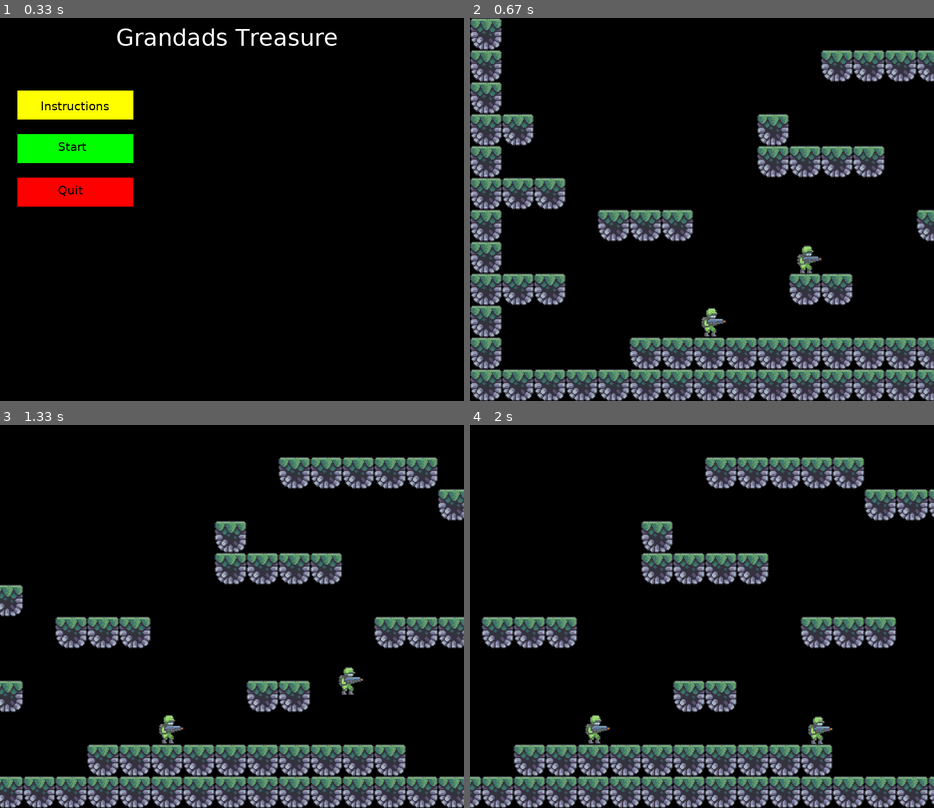
Above: before the commit, frames 1-4 (two rows, left to right).
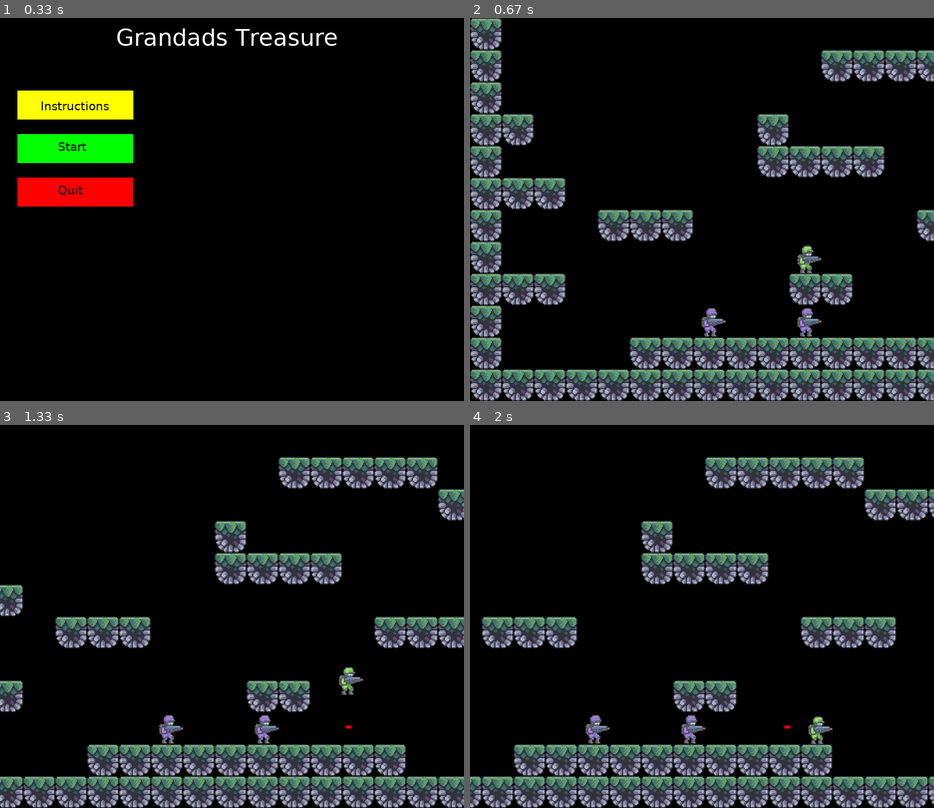
Above: after the commit, the same moments.

Repository: TheoTheobald/PyGame_Group_Project
Game: pygame game, started from theo_first_test/main.py
Two runs of this game, one before a commit and one after it. Both use one fixed random seed, a clock stepped at 60 frames per second and the inputs below.
Inputs (mouse positions are in pixels of both pictures, inside the frame that each line leads up to):
- Up to frame 1 (0.33 s): no input
- Up to frame 2 (0.67 s): click "Start" at 0.38 s
- Up to frame 3 (1.33 s): hold Right 0.67-1.13 s; move the mouse to (232, 643) at 0.7 s; hold Up from 1.17 s (still down)
- Up to frame 4 (2 s): release Up at 1.47 s; hold Right 1.5-1.97 s

Frame 1 is identical in both runs. In frame 2, 0.3% of the frame differs, in the area x 50-76%, y 75-84%; in frame 3, 0.3%, in the area x 34-76%, y 75-84%; in frame 4, 0.3%.

Commit message:
made enemies purple

Diff:
--- a/theo_first_test/level.py
+++ b/theo_first_test/level.py
@@ -6,7 +6,7 @@
 
 @author: theot
 """
-import pygame
+import pygame, sys
 from tiles import Tile
 from settings import tileSize, scrnW
 from player import Player, Enemy
@@ -80,10 +80,13 @@
 
     def bulletcollision(self):
         player = self.player.sprite
+        bullet = self.bullets.sprite
+
+
 
         for bullet in self.bullets:
             for tile in self.tiles:
-                if tile.rect.colliderect(bullet.rect):
+                if bullet.rect.colliderect(tile.rect):
                     self.bullets.pop(self.bullets.index(bullet))
 
     def checkPlayerPos(self):
--- a/theo_first_test/main.py
+++ b/theo_first_test/main.py
@@ -21,7 +21,6 @@
 font = pygame.font.SysFont("Verdana", 20)
 
 def menu():
-    global click
     while True:
         #size of the screen
         surface = pygame.Surface((scrnW,scrnH))
--- a/theo_first_test/player.py
+++ b/theo_first_test/player.py
@@ -21,6 +21,7 @@
         self.shooting = False
         self.bulletCooldown = pygame.time.get_ticks()
         self.canShoot = True
+        self.className = 'character'
 
 
         # Char movement
@@ -37,10 +38,10 @@
             LST = []
             for elem in animationTypes:
                 lst = []
-                frames = len(os.listdir(f"images/player/{elem}"))
+                frames = len(os.listdir(f"images/enemy/{elem}"))
 
                 for i in range(frames):
-                    img = pygame.image.load(f"images/player/{elem}/{i}.png")
+                    img = pygame.image.load(f"images/enemy/{elem}/{i}.png")
                     img = pygame.transform.scale(img, (int(img.get_width() * 1.5), int(img.get_height() * 1.5)))
                     if j == 'left':
                         img = pygame.transform.flip(img, True, False)
@@ -98,6 +99,7 @@
 class Player(Character):
     def __init__(self, pos):
         Character.__init__(self, pos)
+        self.className = 'player'
 
         # Player movement
         self.direction = pygame.math.Vector2(0, 0)
@@ -160,6 +162,7 @@
 class Enemy(Character):
     def __init__(self, pos):
         Character.__init__(self, pos)
+        self.className = 'enemy'
 
     def update(self, xShift):
         Character.update(self)
--- a/theo_first_test/settings.py
+++ b/theo_first_test/settings.py
@@ -17,7 +17,7 @@
     'X___XXX_______XXX______________XX',
     'X_________P___________XXXX______X',
     'XXX_______XX________XX_______XX_X',
-    'X______E___________________XXXX_X',
+    'X______E__E________________XXXX_X',
     'X____XXXXXXXXXX_______X_________X',
     'XXXXXXXXXXXXXXXXXXXXXXXXXXXXXXXXX',]
 
Binary file added: theo_first_test/images/character/Death/0.png
Binary file added: theo_first_test/images/character/Death/1.png
Binary file added: theo_first_test/images/character/Death/2.png
Binary file added: theo_first_test/images/character/Death/3.png
Binary file added: theo_first_test/images/character/Death/4.png
Binary file added: theo_first_test/images/character/Death/5.png
Binary file added: theo_first_test/images/character/Death/6.png
Binary file added: theo_first_test/images/character/Death/7.png
Binary file added: theo_first_test/images/character/Idle/0.png
Binary file added: theo_first_test/images/character/Idle/1.png
Binary file added: theo_first_test/images/character/Idle/2.png
Binary file added: theo_first_test/images/character/Idle/3.png
(and 40 more such lines)
